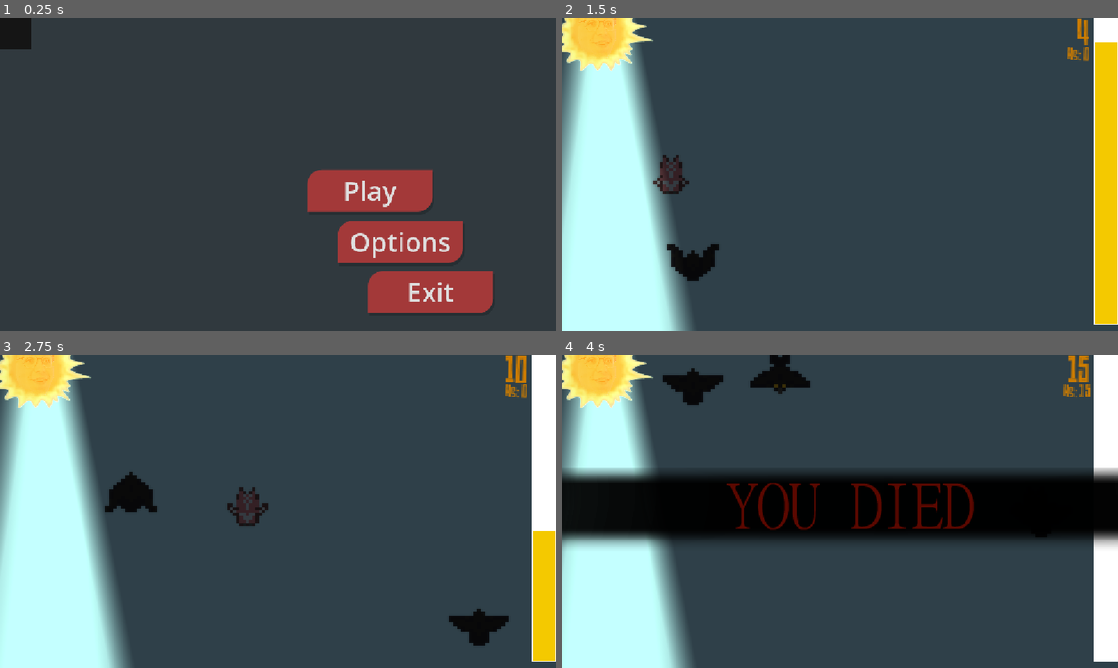
Above: before the commit, frames 1-4 (two rows, left to right).
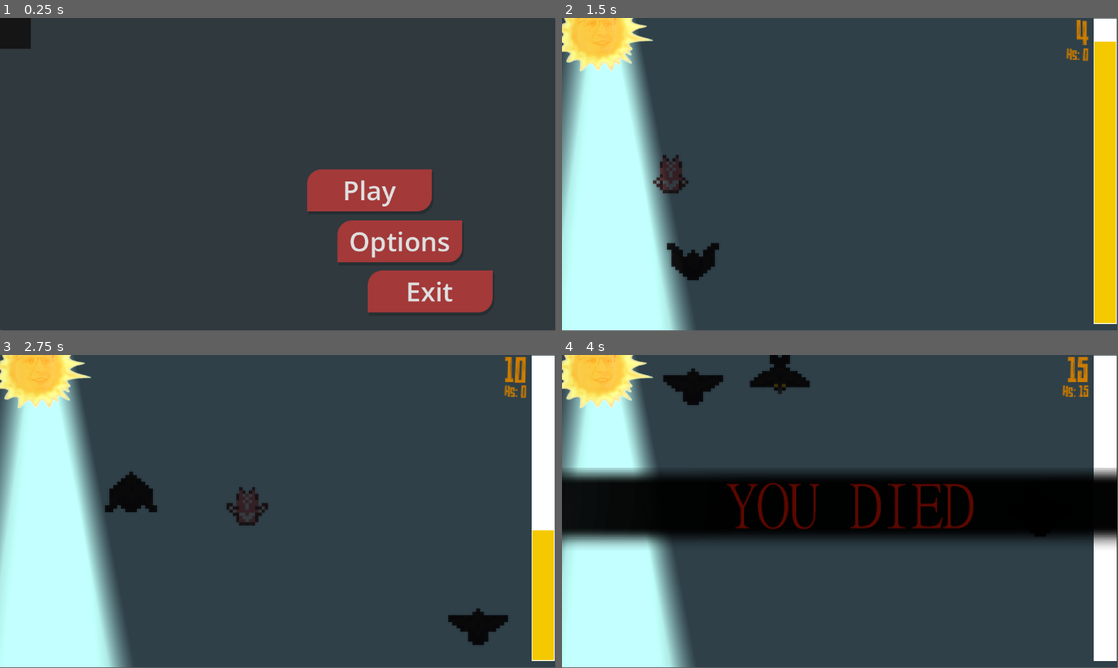
Above: after the commit, the same moments.

Repository: AuroraFreire/horizons-europa
Game: Godot game, scene res://main_menu.tscn
Two runs of this game, one before a commit and one after it. Both use one fixed random seed, a clock stepped at 60 frames per second and the inputs below. Video files are missing from this copy of the repository; at most half a second of black plays in their place.
Inputs (mouse positions are in pixels of both pictures, inside the frame that each line leads up to):
- Up to frame 1 (0.25 s): no input
- Up to frame 2 (1.5 s): click "Play" at 0.5 s; move the mouse to (962, 158) at 1.27 s; hold D (right) from 1.28 s (still down); click (962, 158) at 1.42 s
- Up to frame 3 (2.75 s): move the mouse to (166, 527) at 2.02 s; release D (right) at 2.03 s; hold A (left) from 2.03 s (still down)
- Up to frame 4 (4 s): move the mouse to (895, 442) at 2.77 s; release A (left) at 2.78 s; hold D (right) from 2.78 s (still down); move the mouse to (812, 574) at 3.52 s; click (812, 574) at 3.67 s
In our replay, the window is 800x450 before the commit and 799x449 after it. These sizes can differ from the game's own. Grey fills any space a smaller window leaves; there, only what the larger window draws over its background counts as a difference.

The runs differ from the first frame. In frame 1, 1.1% of the frame differs, in the area x 0-100%, y 0-100%; in frame 2, 1.1%; in frame 3, 1.0%; in frame 4, 1.3%.

Commit message:
change gitignore

Diff:
--- a/project.godot
+++ b/project.godot
@@ -12,18 +12,12 @@
 
 config/name="horizons-europafr"
 run/main_scene="uid://bmfsjx6uxpphe"
-config/features=PackedStringArray("4.6", "GL Compatibility")
+config/features=PackedStringArray("4.7", "GL Compatibility")
 config/icon="res://icon.svg"
 
 [audio]
 
 buses/default_bus_layout="uid://bwuqyk23v4g06"
-
-[display]
-
-window/size/mode=3
-window/stretch/mode="canvas_items"
-window/stretch/aspect="expand"
 
 [input]
 
Not shown, added: export_presets.cfg
Not shown, changed: .gitignore
